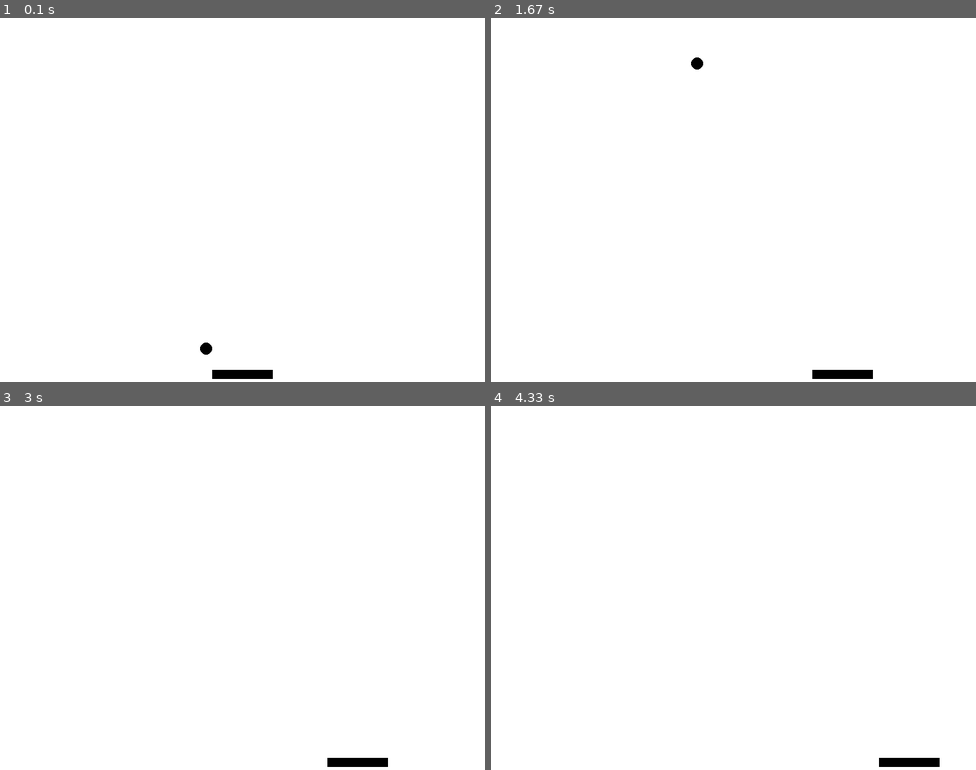
Above: before the commit, frames 1-4 (two rows, left to right).
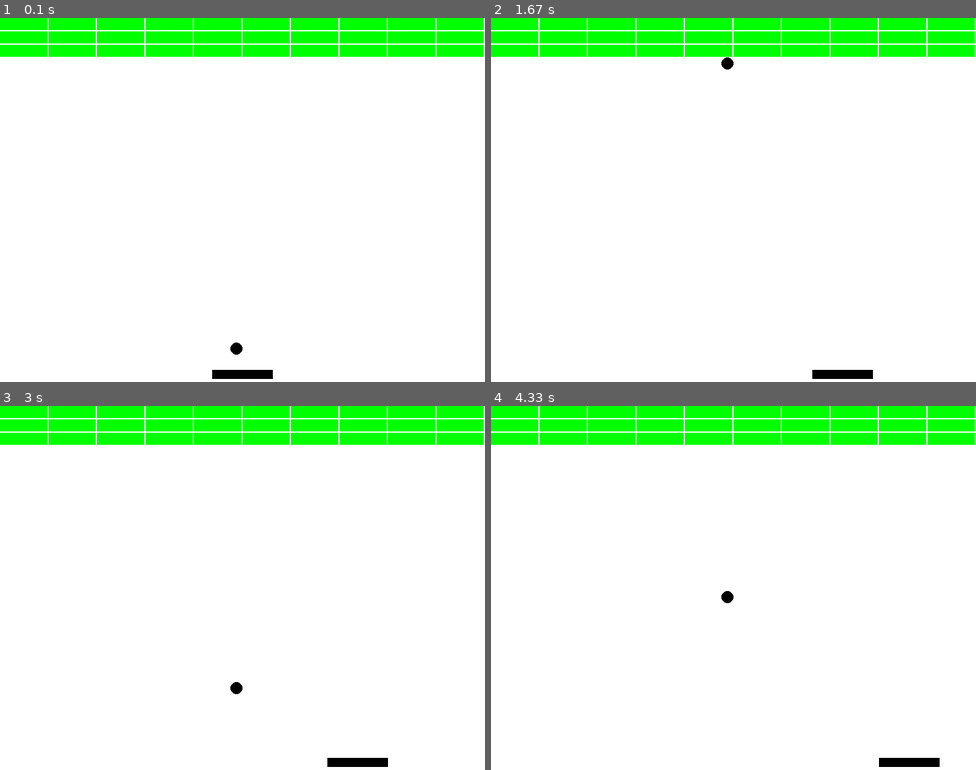
Above: after the commit, the same moments.

Repository: rakasan/pygame
Game: pygame game, started from second_game/main.py
Two runs of this game, one before a commit and one after it. Both use one fixed random seed, a clock stepped at 60 frames per second and the inputs below.
Inputs:
- Up to frame 1 (0.1 s): no input
- Up to frame 2 (1.67 s): hold Right 0.33-0.8 s; hold Right 0.83-1.3 s; hold Left from 1.33 s (still down)
- Up to frame 3 (3 s): release Left at 1.87 s; hold Left 1.9-2.3 s; hold Right 2.33-2.97 s
- Up to frame 4 (4.33 s): hold Left 3-3.47 s; hold Right 3.5-3.97 s; hold Right from 4 s (still down)

The runs differ from the first frame. In frame 1, 9.9% of the frame differs, in the area x 0-100%, y 0-93%; in frame 2, 9.9%; in frame 3, 9.8%; in frame 4, 9.8%.

Commit message:
added the bricks

Diff:
--- a/second_game/main.py
+++ b/second_game/main.py
@@ -1,4 +1,5 @@
 import pygame
+import math
 
 
 FPS = 60
@@ -11,6 +12,31 @@
 
 win = pygame.display.set_mode((WIDTH,HEIGHT))
 pygame.display.set_caption("Just a brick breaker")
+
+class Brick:
+    def __init__(self,x,y,width,height,health,color):
+        self.x = x
+        self.y = y
+        self.width = width
+        self.height = height
+        self.health = health
+        self.color = color
+
+    def draw(self,win):
+        pygame.draw.rect(win,self.color,(self.x,self.y,self.width,self.height))
+
+    def collide(self,ball):
+        if not(ball.x < self.x + self.width and ball.x >= self.x):
+            return False
+        if not(ball.y - ball.radius <= self.y + self.height):
+            return False
+
+        self.hit()
+        ball.set_vel(ball.x_vel,ball.y_vel * -1)
+        return True
+
+    def hit(self):
+        self.health -=1
 
 class Paddle:
     VEL = 5
@@ -49,19 +75,60 @@
     def draw(self, win):
         pygame.draw.circle(win,self.color,(self.x,self.y),self.radius)
 
-def draw(win,paddle,ball):
+def draw(win,paddle,ball,bricks):
     win.fill("white")
     ball.draw(win)
     paddle.draw(win)
+    for brick in bricks:
+        brick.draw(win)
+
     pygame.display.update()
 
+def ball_collisition(ball):
+    if ball.x -BALL_RADIUS <=0 or ball.x + BALL_RADIUS >= WIDTH:
+        ball.set_vel(ball.x_vel * -1,ball.y_vel)
+    if ball.y  + BALL_RADIUS >= HEIGHT or ball.y - BALL_RADIUS <= 0:
+        ball.set_vel(ball.x_vel,ball.y_vel * -1)
+
+def ball_paddle_collision(ball,paddle):
+    if not (ball.x < paddle.x + paddle.width and ball.x >= paddle.x):
+        return
+    if not (ball.y + ball.radius >= paddle.y) :
+        return
+
+    paddle_center = paddle.x + paddle.width/2
+    distance_to_center  = ball.x - paddle_center
+
+    percent_width = distance_to_center / paddle.width
+    angle = percent_width * 90
+    angle_radians = math.radians(angle)
+
+    x_vel = math.sin(angle_radians) * ball.VEL
+    y_vel = math.cos(angle_radians) * ball.VEL * -1
+
+    ball.set_vel(x_vel,y_vel)
+
+def generate_bricks(rows,colls):
+    gap_between_bricks = 2
+    brick_width =  WIDTH //colls - gap_between_bricks
+    brick_height = 20
+    bricks = []
+
+    for row in range(rows):
+        for col in range(colls):
+            brick = Brick(col  * brick_width + gap_between_bricks * col,
+                         row * brick_height  + gap_between_bricks * row,brick_width,brick_height,5,"green")
+            bricks.append(brick)
+
+    return bricks
 
 def main():
     clock = pygame.time.Clock()
     center_x = WIDTH/2  -PADDLE_WIDTH/2
     paddle_y = HEIGHT - PADDLE_HEIGHT - 5
     paddle = Paddle(center_x,paddle_y,PADDLE_WIDTH,PADDLE_HEIGHT,"black" )
-    ball = Ball(center_x - BALL_RADIUS,paddle_y- BALL_RADIUS,BALL_RADIUS,"black")
+    ball = Ball(WIDTH/2 - BALL_RADIUS,paddle_y- BALL_RADIUS,BALL_RADIUS,"black")
+    bricks = generate_bricks(3,10)
     run = True
     while run:
         clock.tick(FPS)
@@ -76,7 +143,17 @@
             paddle.move(1)
 
         ball.move()
-        draw(win,paddle,ball)
+        ball_collisition(ball)
+        ball_paddle_collision(ball,paddle)
+
+
+        for brick in bricks[:]:
+            brick.collide(ball)
+
+            if brick.health <=0:
+                bricks.remove(brick)
+
+        draw(win,paddle,ball,bricks)
 
     pygame.quit()
     quit()
